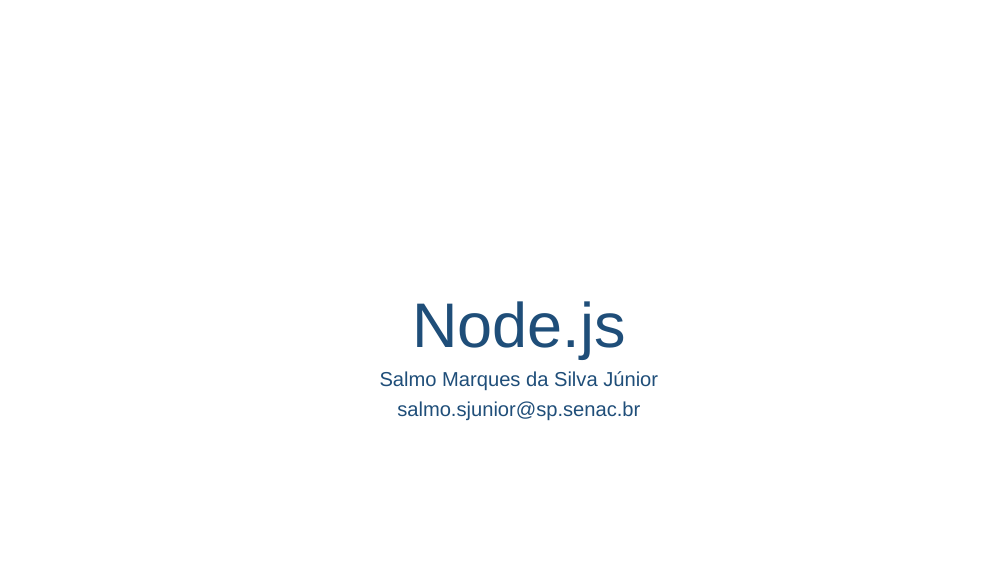
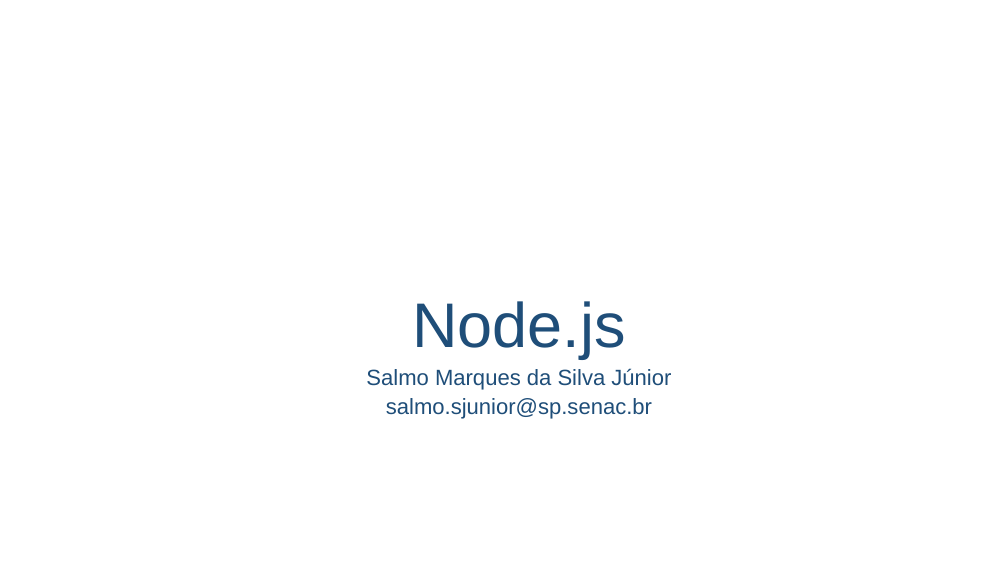
Before and after one commit to salmo-jr/public-slides, a slide deck: slide 1 of node-js.pptx. Drawn at 1008x567 pixels with LibreOffice and Linux fonts; fonts in the diff are those of the drawing; background and template pictures are left out. Boxes give left, top, right and bottom in pixels: in the first picture for what was removed or moved away, otherwise in the second. Text is boxed around its words. In the diff, an @@ line names an element or a change of style, - is before the commit and + after.

```diff
--- a/node-js.pptx
+++ b/node-js.pptx
@@ text "Salmo Marques da Silva Júnior" at (366, 368, 671, 419): size 19.2 to 21 pt; line spacing 0.8 to 0.7 @@
```
Also in this commit, not shown: 1 other slide changed, 5 slides added.
